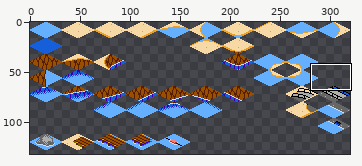
Pixel-art file: art/tiles.ase. Above: a wide view before the commit, with the close-up outlined.
Close-up. The starting point:
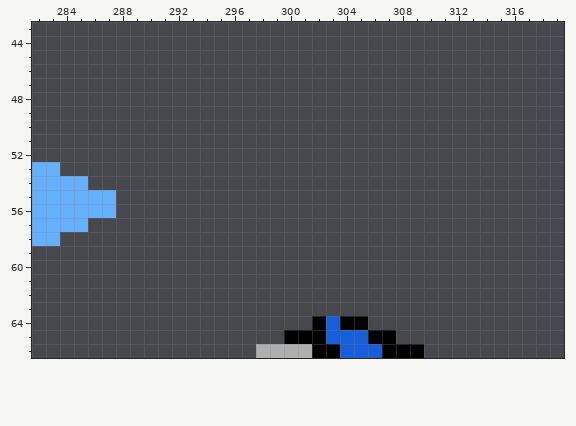
320x160 pixels, 1 frame. Shown: x 282..319, y 43..66. The wide view leaves out empty margins.
New version:
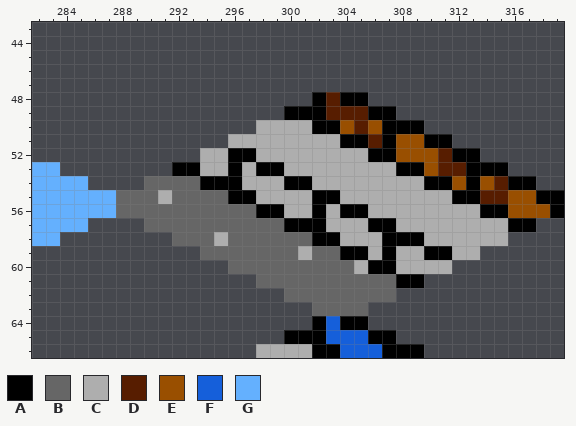
Palette (. is transparent): A #000000  B #666666  C #aeaeae  D #571d00  E #994f00  F #155fda  G #64b0fe
What changed:
Layer "Flattened":
The author put colour A in row 48 at x 302 and 304 to 305; in row 49 at x 300 to 302 and 306 to 307; in row 50 at x 302 to 303 and 307 to 309; in row 51 at x 304 to 305, 307 and 310 to 311; in row 52 at x 296 to 297, 306 to 307 and 312 to 313; in row 53 at x 292 to 293, 296, 298 to 299, 308 to 309 and 313 to 315.
The author put colour A in row 54 at x 294 to 296, 300 to 301, 310 to 311, 313 and 316 to 317; in row 55 at x 296 to 297, 302 to 303, 312 to 313 and 318 to 319; in row 56 at x 298 to 299, 302, 304 to 305, 314 to 315 and 319; in row 57 at x 300 to 302, 306 to 307 and 316 to 317; in row 58 at x 302 to 303 and 307 to 309; in row 59 at x 304 to 305, 307 and 310 to 311.
The author put colour A in row 60 at x 306 to 307; in row 61 at x 308 to 309.
The author put colour B in row 54 at x 290 to 293; in row 55 at x 288 to 290 and 292 to 295; in row 56 at x 288 to 297; in row 57 at x 290 to 299; in row 58 at x 292 to 294 and 296 to 301; in row 59 at x 294 to 300 and 302 to 303.
The author put colour B in row 60 at x 296 to 304; in row 61 at x 298 to 307; in row 62 at x 300 to 307; in row 63 at x 302 to 305.
The author put colour C in row 50 at x 298 to 301; in row 51 at x 296 to 303; in row 52 at x 294 to 295 and 298 to 305; in row 53 at x 294 to 295, 297 and 300 to 307; in row 54 at x 297 to 299 and 302 to 309; in row 55 at x 291, 298 to 301 and 304 to 311.
The author put colour C in row 56 at x 300 to 301, 303 and 306 to 313; in row 57 at x 303 to 305 and 308 to 315; in row 58 at x 295, 304 to 306 and 310 to 315; in row 59 at x 301, 306, 308 to 309 and 312 to 313; in row 60 at x 305 and 308 to 311.
The author put colour D in row 48 at x 303; in row 49 at x 303 to 305; in row 50 at x 305; in row 51 at x 306; in row 52 at x 311; in row 53 at x 311 to 312.
The author put colour D in row 54 at x 315; in row 55 at x 314 to 315.
The author put colour E in row 50 at x 304 and 306; in row 51 at x 308 to 309; in row 52 at x 308 to 310; in row 53 at x 310; in row 54 at x 312 and 314; in row 55 at x 316 to 317.
The author put colour E in row 56 at x 316 to 318.
